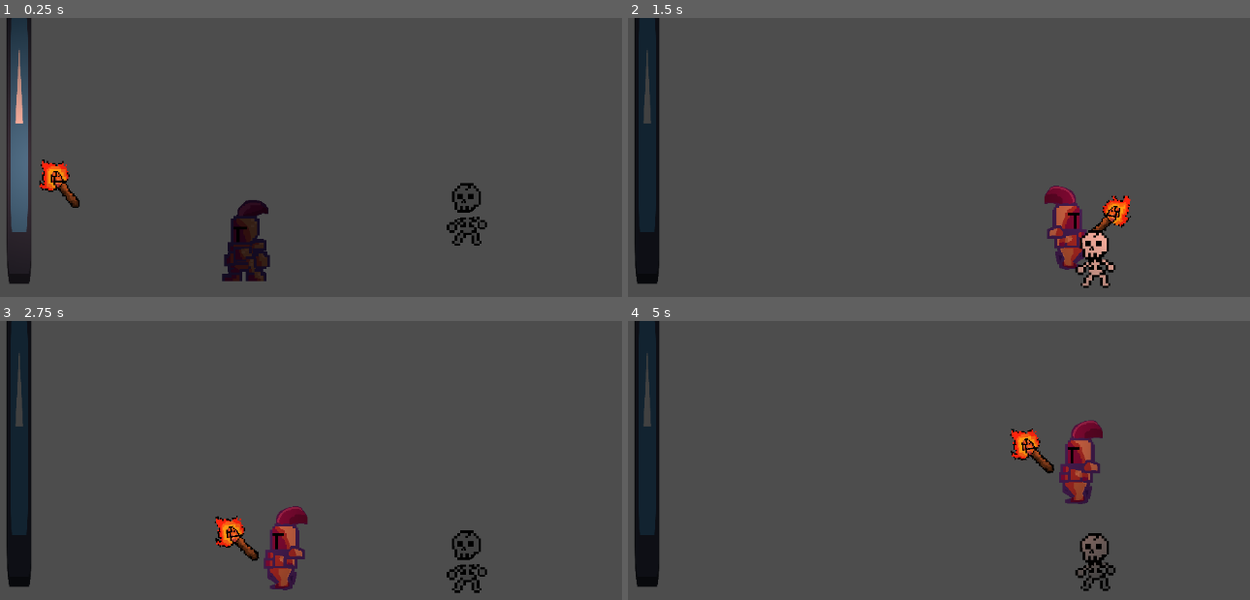
Above: before the commit, frames 1-4 (two rows, left to right).
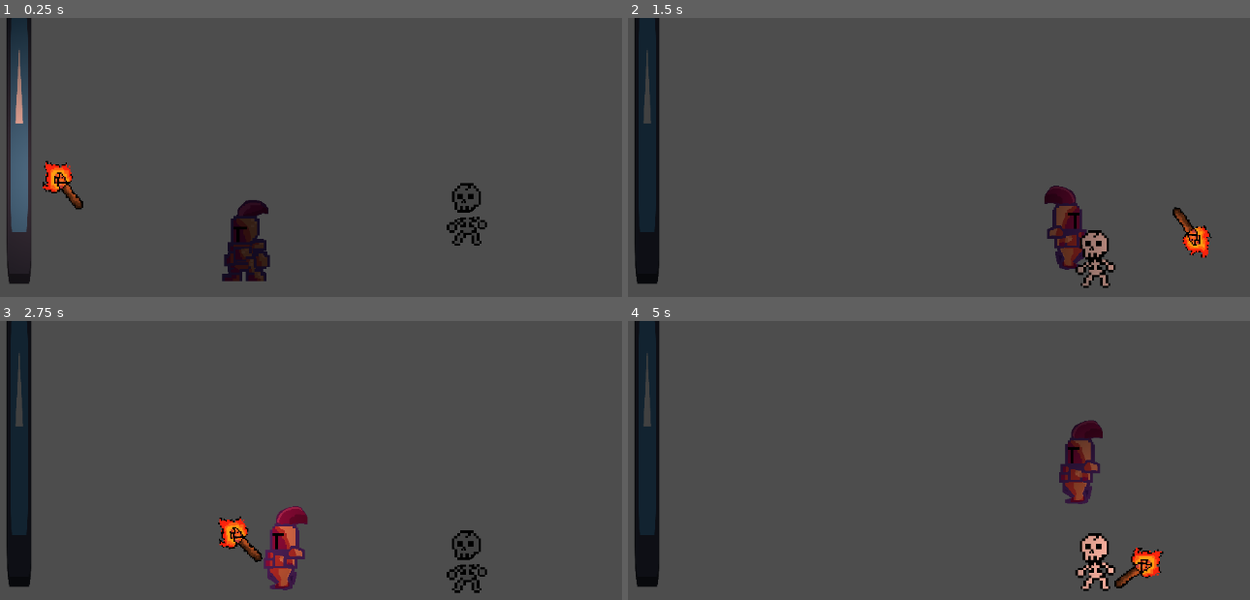
Above: after the commit, the same moments.

Repository: marinamolinat/Godot-Game
Game: Godot game, scene res://scenes/game.tscn
The game is run twice, just before and just after one commit, with the same random seed, the same clock (stepped at 60 frames per second) and the same inputs. The engine's default icon, where the game draws it, is replaced by a stand-in: a white triangle on a blue panel in a dark square.
Inputs:
- Up to frame 1 (0.25 s): no input
- Up to frame 2 (1.5 s): tap Enter (ui_accept) at 0.5, 0.77 s; hold Right (ui_right) from 0.53 s (still down); tap E (torch , bound only after the commit) at 0.6, 1.35 s
- Up to frame 3 (2.75 s): tap Enter (ui_accept) at 1.52 s; release Right (ui_right) at 2.03 s; hold Left (ui_left) from 2.03 s (still down); tap E (torch , bound only after the commit) at 2.1 s
- Up to frame 4 (5 s): release Left (ui_left) at 2.78 s; hold Right (ui_right) 2.78-4.28 s; tap E (torch , bound only after the commit) at 2.85, 3.6, 4.35 s; tap Enter (ui_accept) at 3.02, 3.77, 4.52 s; hold Left (ui_left) from 4.28 s (still down)

The runs differ from the first frame. In frame 1, 0.6% of the frame differs, in the area x 2-14%, y 24-69%; in frame 2, 2.4%, in the area x 66-94%, y 60-96%; in frame 3, 0.5%; in frame 4, 2.3%.

Commit message:
added ability to throw torch

Diff:
--- a/project.godot
+++ b/project.godot
@@ -15,6 +15,14 @@
 config/features=PackedStringArray("4.4", "Forward Plus")
 config/icon="res://icon.svg"
 
+[input]
+
+"torch "={
+"deadzone": 0.2,
+"events": [Object(InputEventKey,"resource_local_to_scene":false,"resource_name":"","device":-1,"window_id":0,"alt_pressed":false,"shift_pressed":false,"ctrl_pressed":false,"meta_pressed":false,"pressed":false,"keycode":0,"physical_keycode":69,"key_label":0,"unicode":101,"location":0,"echo":false,"script":null)
+]
+}
+
 [rendering]
 
 textures/canvas_textures/default_texture_filter=0
--- a/scenes/torch.tscn
+++ b/scenes/torch.tscn
@@ -5,7 +5,7 @@
 [ext_resource type="Texture2D" uid="uid://du7ymwy3vtsvf" path="res://assets/light.png" id="3_w3qnr"]
 
 [sub_resource type="RectangleShape2D" id="RectangleShape2D_s1444"]
-size = Vector2(96.4458, 14.3717)
+size = Vector2(93.5514, 14.3717)
 
 [sub_resource type="AtlasTexture" id="AtlasTexture_72pgl"]
 atlas = ExtResource("3_kx7w4")
@@ -92,26 +92,27 @@
 "speed": 10.0
 }]
 
-[node name="StaticBody2D" type="RigidBody2D"]
+[node name="RigidBody2D" type="RigidBody2D"]
 collision_layer = 4
 script = ExtResource("1_s1444")
 
 [node name="CollisionShape2D" type="CollisionShape2D" parent="."]
-position = Vector2(-30.8013, -32.9899)
+position = Vector2(-28.2402, -29.8887)
 rotation = 0.880493
 scale = Vector2(0.88, 1)
 shape = SubResource("RectangleShape2D_s1444")
 
 [node name="PointLight2D" type="PointLight2D" parent="."]
-position = Vector2(-60, -67)
+position = Vector2(-39, -48)
 color = Color(0.966572, 0.575242, 0.482953, 1)
 texture = ExtResource("3_w3qnr")
 
 [node name="AnimatedSprite2D" type="AnimatedSprite2D" parent="."]
-position = Vector2(-34, -34)
+position = Vector2(-29, -32)
 scale = Vector2(2.15625, 2.40625)
 sprite_frames = SubResource("SpriteFrames_vcn41")
 animation = &"idle"
 autoplay = "idle"
 frame_progress = 0.166337
 flip_h = true
+metadata/_edit_lock_ = true
--- a/scripts/player.gd
+++ b/scripts/player.gd
@@ -4,6 +4,8 @@
 const SPEED = 300.0
 const JUMP_VELOCITY = -500.0
 var lastDirection = -1
+
+var direction := 1
 
 func _physics_process(delta: float) -> void:
 	# Add the gravity.
@@ -16,21 +18,21 @@
 
 	# Get the input direction and handle the movement/deceleration.
 	# As good practice, you should replace UI actions with custom gameplay actions.
-	var direction := Input.get_axis("ui_left", "ui_right")
-
-	if direction == 0:
-		$AnimatedSprite2D.play("idle")
-	else:
-		$AnimatedSprite2D.play("walk")
+	direction = Input.get_axis("ui_left", "ui_right")
 
 
 
 	if direction:
+		self.scale.x = 1
+		$AnimatedSprite2D.play("walk")
+
 		if direction != lastDirection:
 			lastDirection = direction
 			self.scale.x = -self.scale.x
+
 		velocity.x = direction * SPEED
 	else:
+		$AnimatedSprite2D.play("idle")
 		velocity.x = move_toward(velocity.x, 0, SPEED)
 
 	move_and_slide()
--- a/scripts/torch.gd
+++ b/scripts/torch.gd
@@ -1,14 +1,9 @@
 extends RigidBody2D
 
-var pickUp = true
 @onready var playerBody = get_node("../player")
 
 var equiped = false
-# Called when the node enters the scene tree for the first time.
 
-func _ready():
-	print(playerBody)
-	print("feafajehgf")
 
 
 func pickup():
@@ -25,15 +20,25 @@
 func throw(direction: Vector2, strength: float = 400.0):
 	if playerBody == null:
 		return
-	  # 1. Reparent to the world (usually to the main scene root or a "World" node)
+
 	var world = get_tree().current_scene
+
+	# Save current global transform
+	var old_transform = global_transform
+
+	# Reparent
 	get_parent().remove_child(self)
 	world.add_child(self)
 
-		# 2. Re-enable physics
-	self.freeze = false
+	# Restore so it doesn’t snap to (0,0)
+	global_transform = old_transform
 
-	linear_velocity = direction.normalized() * strength
+	# Re-enable physics
+	freeze = false
+
+	# Apply impulse
+	apply_impulse(direction.normalized() * strength, Vector2.ZERO)
+
 
 
 
@@ -43,10 +48,10 @@
 
 # Called every frame. 'delta' is the elapsed time since the previous frame.
 func _process(delta: float) -> void:
-	if pickUp and Input.is_key_pressed(KEY_E):
-		pickUp = false
-		pickup()
-		equiped = true
-	elif equiped and Input.is_key_pressed(KEY_D):
-		throw(Vector2(100, 1000), 4011.1)
-		pickUp = true
+	if Input.is_action_just_pressed("torch "):
+		if not equiped:
+			equiped = true
+			pickup()
+		else:
+			throw(Vector2(playerBody.direction, 0), 1500)
+			equiped = false
